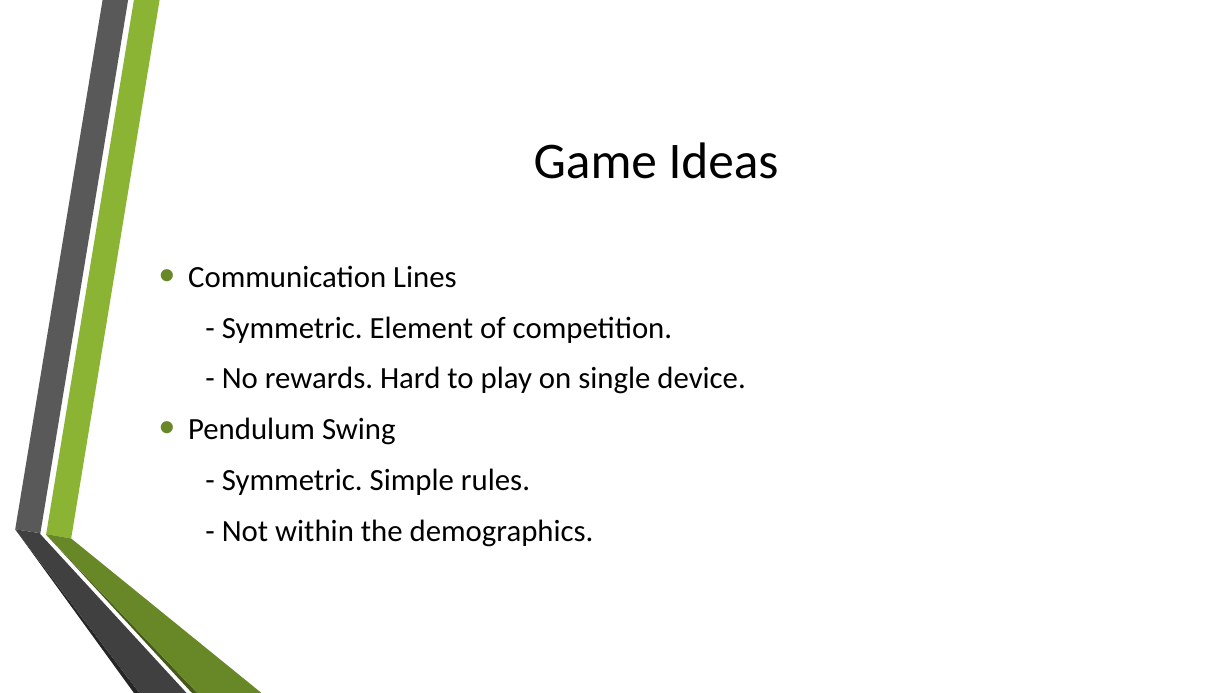
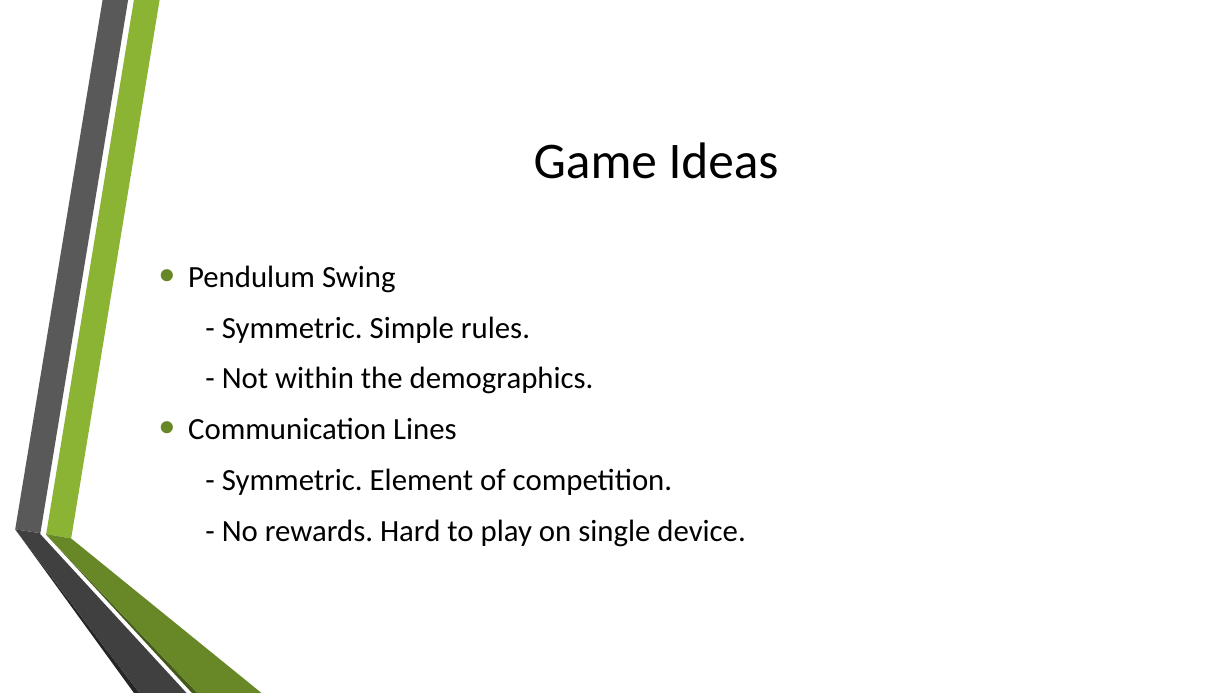
Before and after one commit to UoSGroupProjects1718/mgp-mpg-group-5, a slide deck: slide 5 of Management/Presentations/Initial presentation.pptx. Drawn at 1232x693 pixels with LibreOffice and Linux fonts; fonts in the diff are those of the drawing; background and template pictures are left out. Boxes give left, top, right and bottom in pixels: in the first picture for what was removed or moved away, otherwise in the second. Text is boxed around its words. In the diff, an @@ line names an element or a change of style, - is before the commit and + after.

```diff
--- a/Management/Presentations/Initial presentation.pptx
+++ b/Management/Presentations/Initial presentation.pptx
@@ text at (188,265,594,394): paragraphs added @@
+• Pendulum Swing
+- Symmetric. Simple rules.
+- Not within the demographics.
@@ text at (188,417,594,547): paragraphs removed @@
-• Pendulum Swing
-- Symmetric. Simple rules.
-- Not within the demographics.
```
Also in this commit, not shown: 4 other slides changed, 1 slide added, 1 slide removed.
